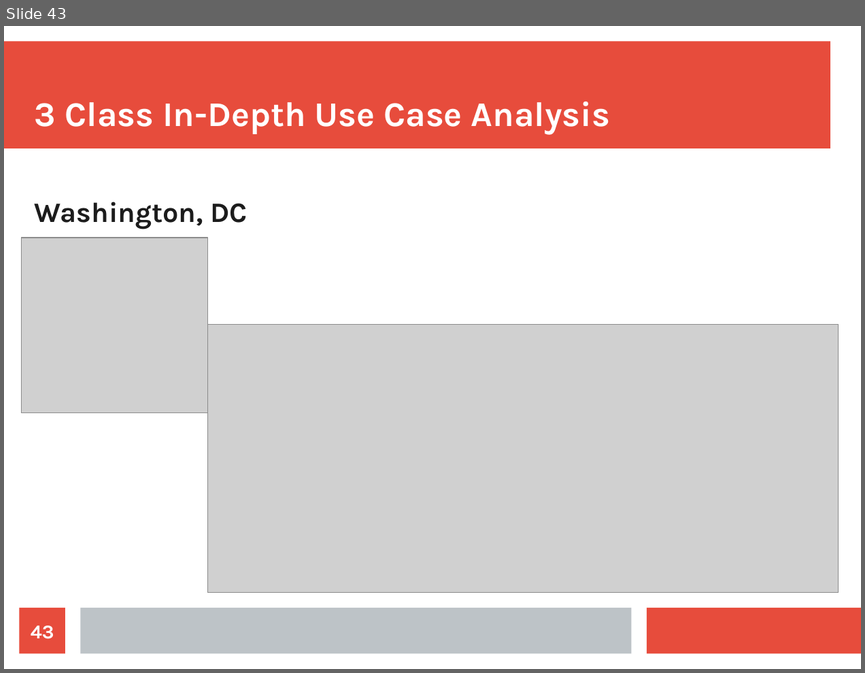
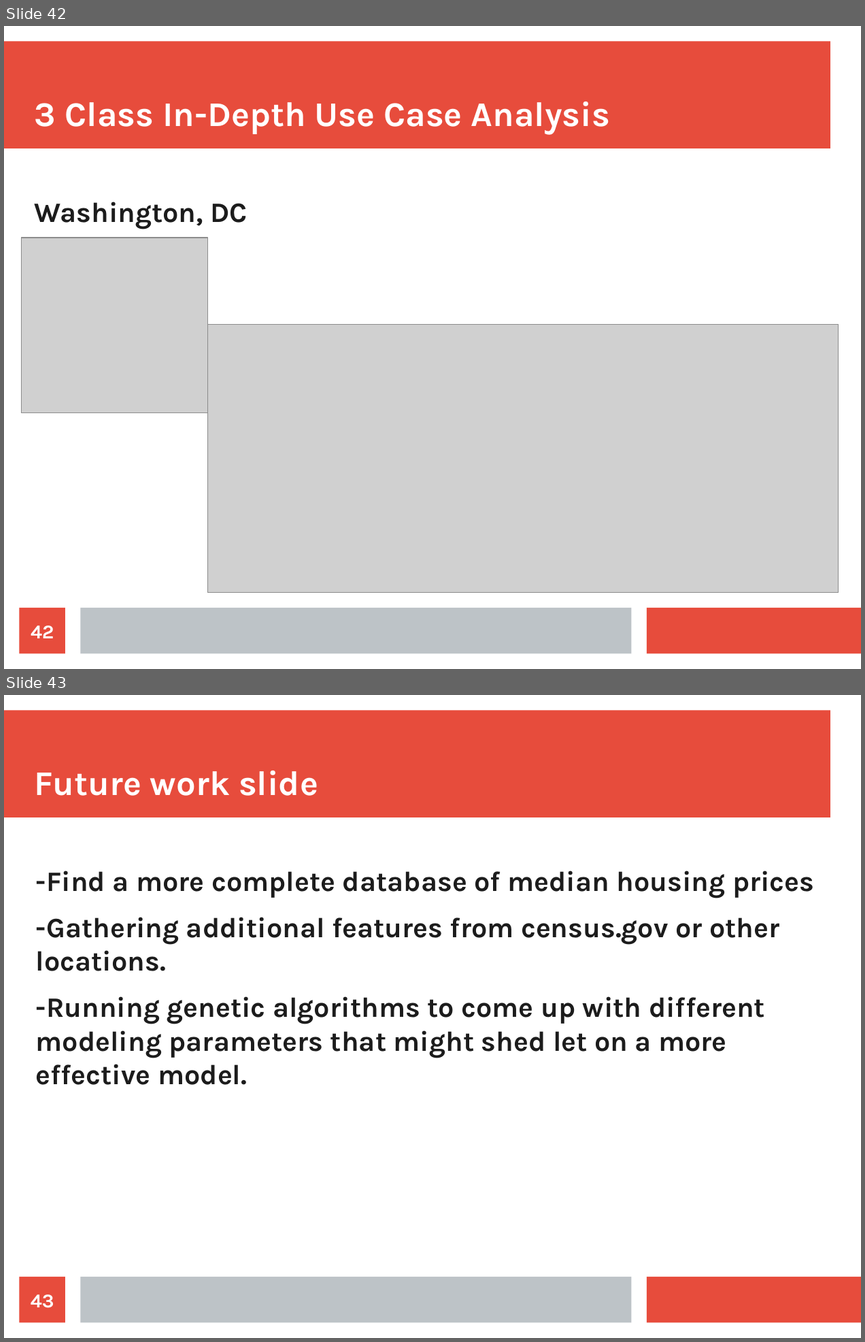
Before and after one commit to gurkpet/Solar-Panel-Market-Modeling, a slide deck: Solar Panel Market Modeling Presentation.odp. Shown one above the other, each under a label of ours: slide 43 before the commit, slides 42 and 43 after it. The pictures are 865x673 and 865x1342 pixels, drawn with LibreOffice and Linux fonts; fonts in the diff are those of the drawing; grey boxes stand for pictures. Boxes give left, top, right and bottom in pixels: in the first picture for what was removed or moved away, otherwise in the second. Text is boxed around its words. In the diff, an @@ line names an element or a change of style, - is before the commit and + after.

```diff
--- a/Solar Panel Market Modeling Presentation.odp
+++ b/Solar Panel Market Modeling Presentation.odp
@@ slide 43 added at (4, 695, 861, 1338), background #FFFFFF; not listed: 3 template elements that a slide beside it also shows @@
@@ title added at (35, 770, 318, 796), 32 pt, text #FFFFFF, bold @@
+Future work slide
@@ text added at (36, 870, 814, 1085), 26 pt, text #1C1C1C, bold @@
+-Find a more complete database of median housing prices
+-Gathering additional features from census.gov or other locations.
+-Running genetic algorithms to come up with different modeling parameters that might shed let on a more effective model.
@@ page number added at (20, 1276, 65, 1323), fill #E74C3C, 18 pt, text #FFFFFF, bold @@
+43
@@ what was slide 43 is now slide 42 @@
@@ page number at (31, 625, 54, 638): text changed @@
-43
+42
```
Also in this commit, not shown: 4 slides changed, 1 other slide added, 1 slide removed, 1 other file.
